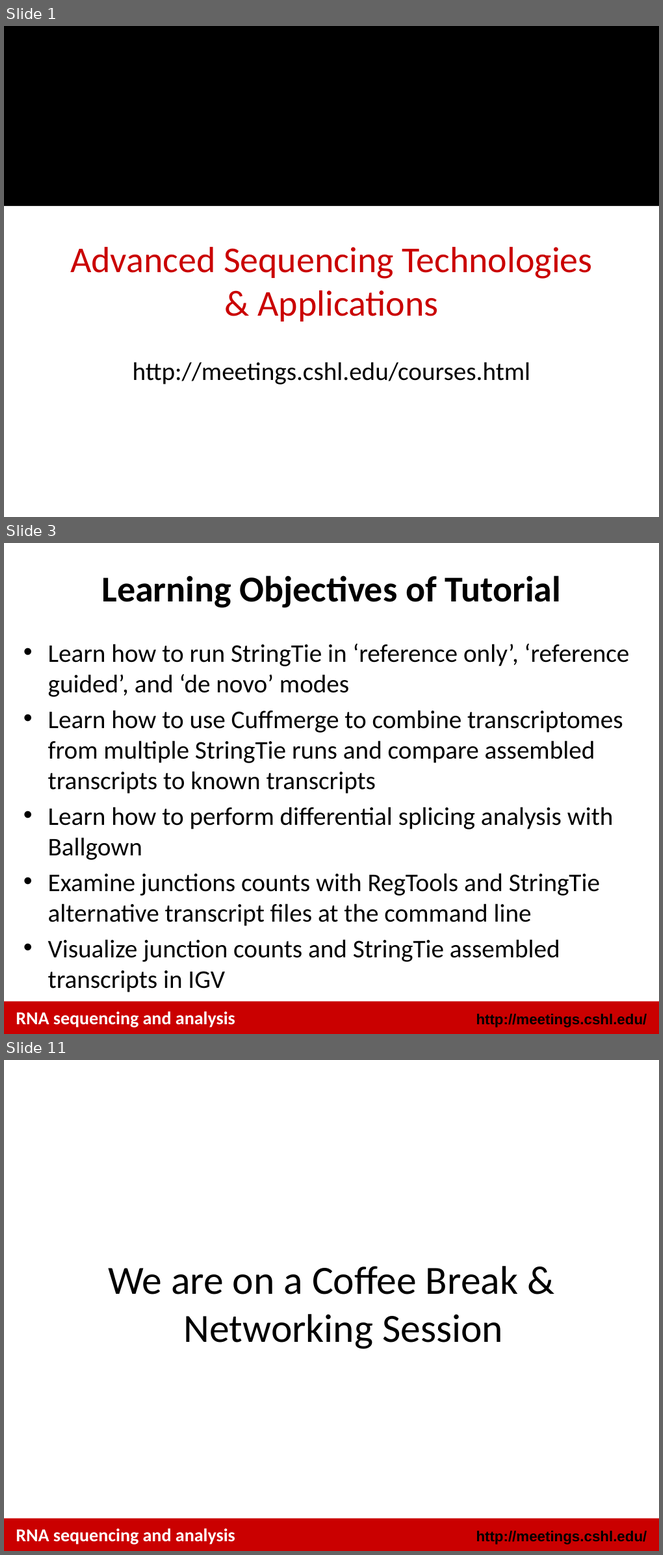
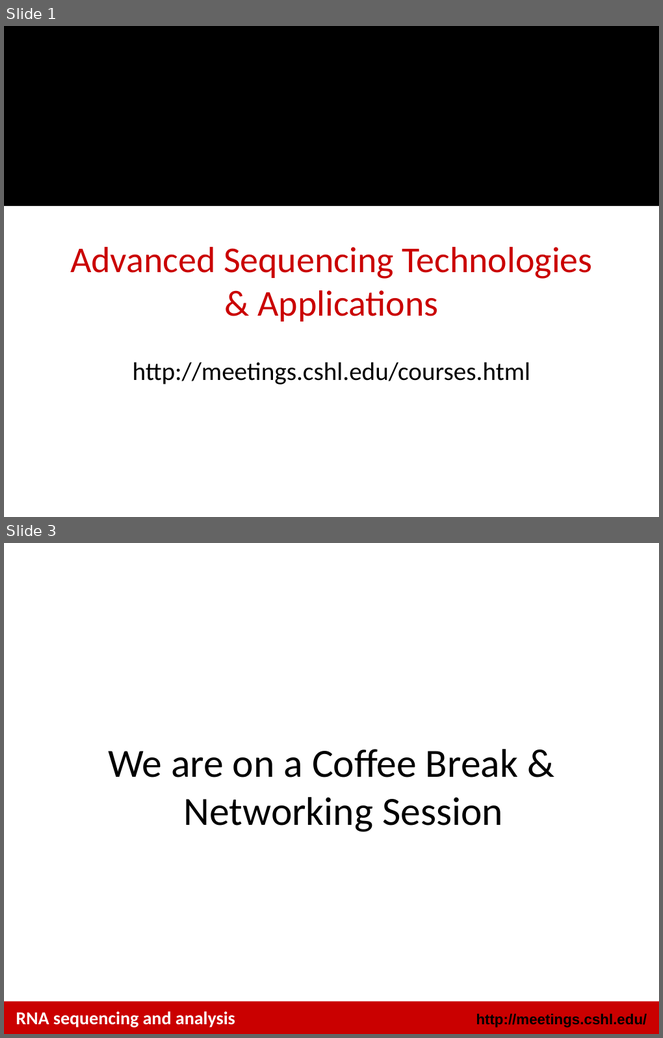
Before and after one commit to griffithlab/rnaseq_tutorial_wiki, a slide deck: LectureFiles/cshl/2018/RNASeq_Module4_Tutorial.pptx. Shown one above the other, each under a label of ours: slides 1, 3 and 11 before the commit, slides 1 and 3 after it; the slides between them are not shown. The pictures are 663x1555 and 663x1038 pixels, drawn with LibreOffice and Linux fonts; fonts in the diff are those of the drawing; background and template pictures are left out. Boxes give left, top, right and bottom in pixels: in the first picture for what was removed or moved away, otherwise in the second. Text is boxed around its words. In the diff, an @@ line names an element or a change of style, - is before the commit and + after.

```diff
--- a/LectureFiles/cshl/2018/RNASeq_Module4_Tutorial.pptx
+++ b/LectureFiles/cshl/2018/RNASeq_Module4_Tutorial.pptx
@@ slide 3 removed at [4, 543, 659, 1034], background #FFFFFF; not listed: 2 template elements that a slide beside it also shows @@
@@ title removed at [102, 575, 561, 608] @@
-Learning Objectives of Tutorial
@@ text removed at [48, 644, 630, 993] @@
-• Learn how to run StringTie in ‘reference only’, ‘reference guided’, and ‘de novo’ modes
-• Learn how to use Cuffmerge to combine transcriptomes from multiple StringTie runs and compare assembled transcripts to known transcripts
-• Learn how to perform differential splicing analysis with Ballgown
-• Examine junctions counts with RegTools and StringTie alternative transcript files at the command line
-• Visualize junction counts and StringTie assembled transcripts in IGV
@@ text removed at [16, 1012, 235, 1028] @@
-RNA sequencing and analysis
@@ what was slide 11 is now slide 3 @@
```
Also in this commit, not shown: 1 slide changed, 7 other slides removed, 23 other files.
